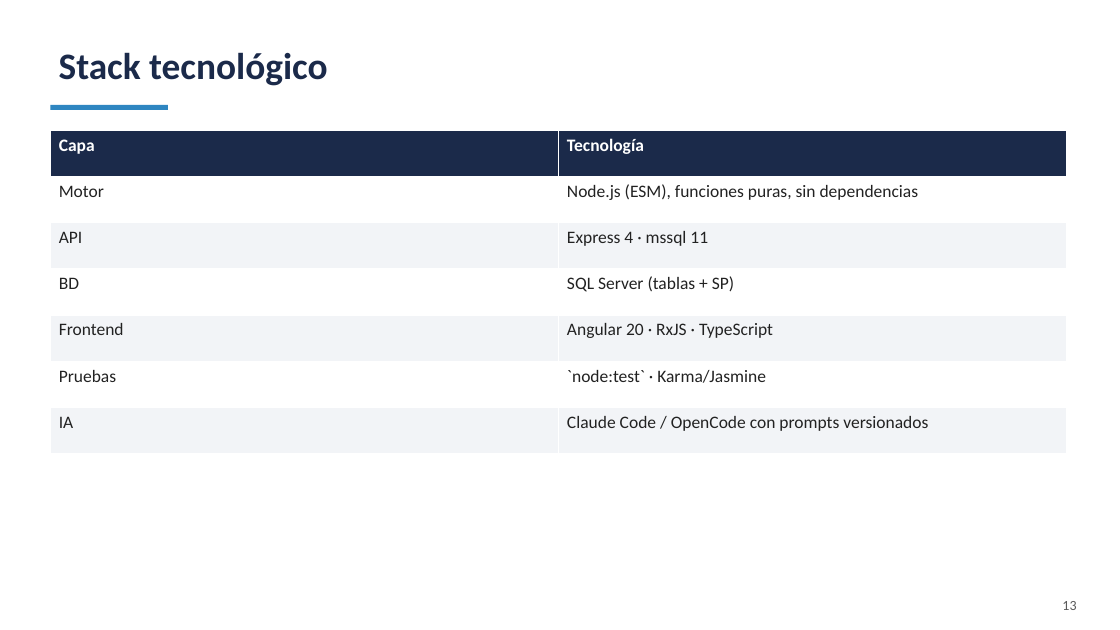
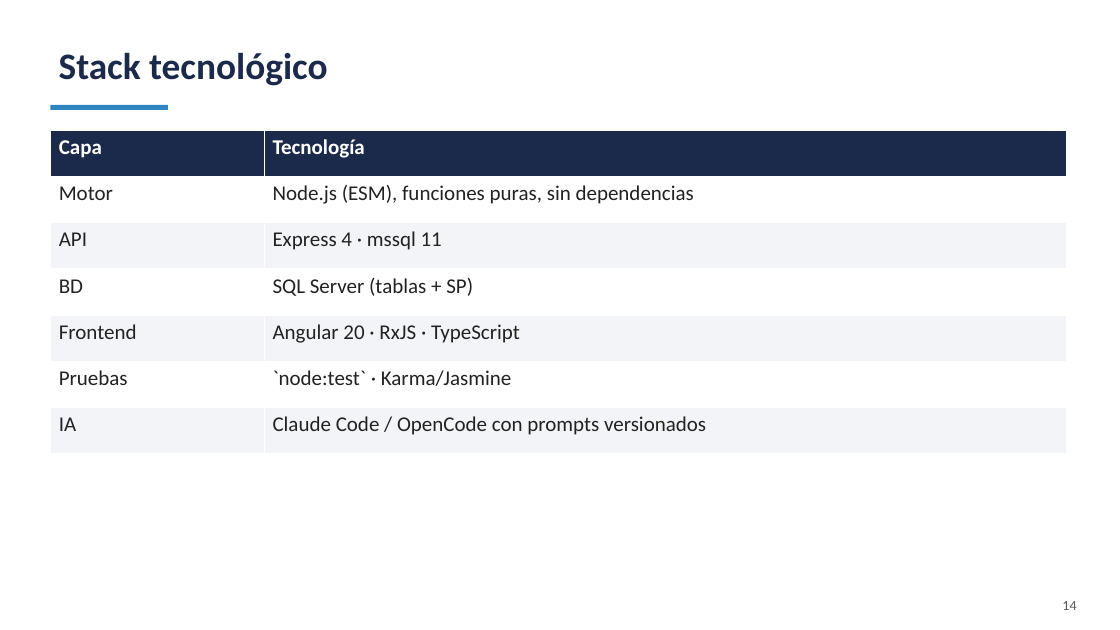
Before and after one commit to jbroceno/rule_engine, a slide deck: slide 14 of doc/PRESENTACION-SLIDES.pptx (slide 13 before the commit). Drawn at 1120x630 pixels with LibreOffice and Linux fonts; fonts in the diff are those of the drawing. Boxes give left, top, right and bottom in pixels: in the first picture for what was removed or moved away, otherwise in the second. Text is boxed around its words. In the diff, an @@ line names an element or a change of style, - is before the commit and + after.

```diff
--- a/doc/PRESENTACION-SLIDES.pptx
+++ b/doc/PRESENTACION-SLIDES.pptx
@@ table at bbox=[50, 130, 1067, 454] @@
@@ size 15 to 18 pt @@
@@ text at bbox=[1062, 601, 1076, 610]: text changed @@
-13
+14
```
Also in this commit, not shown: 14 other slides changed, 1 slide added, 1 other file.
